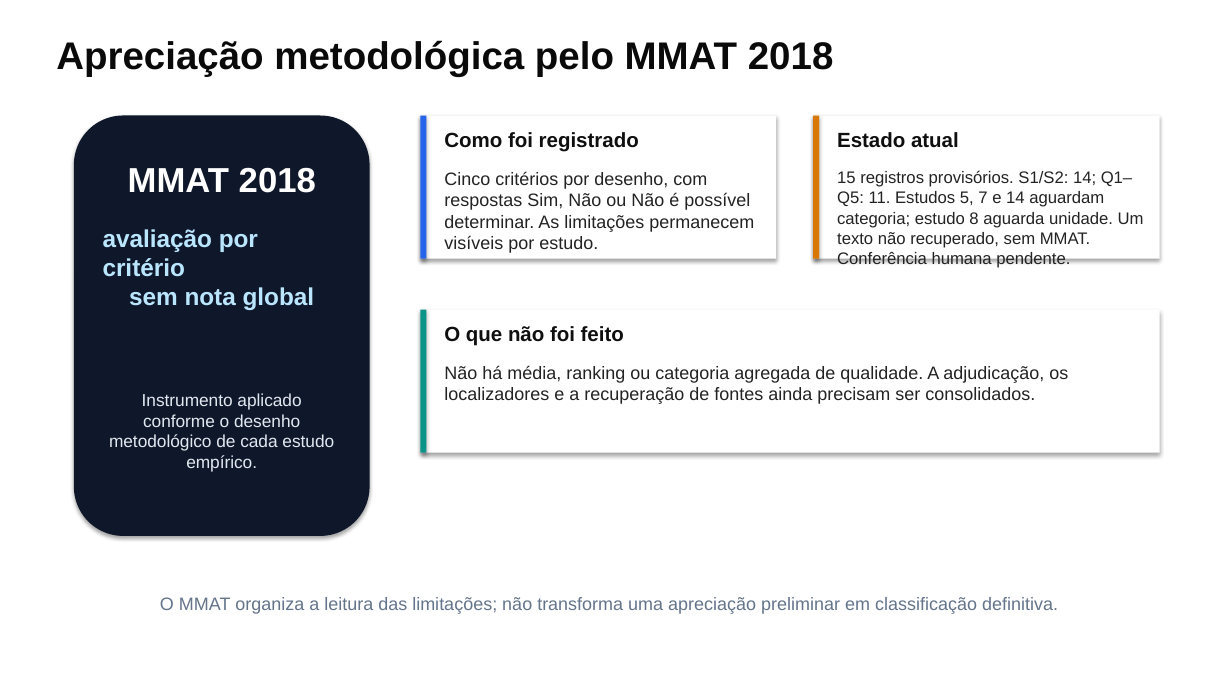
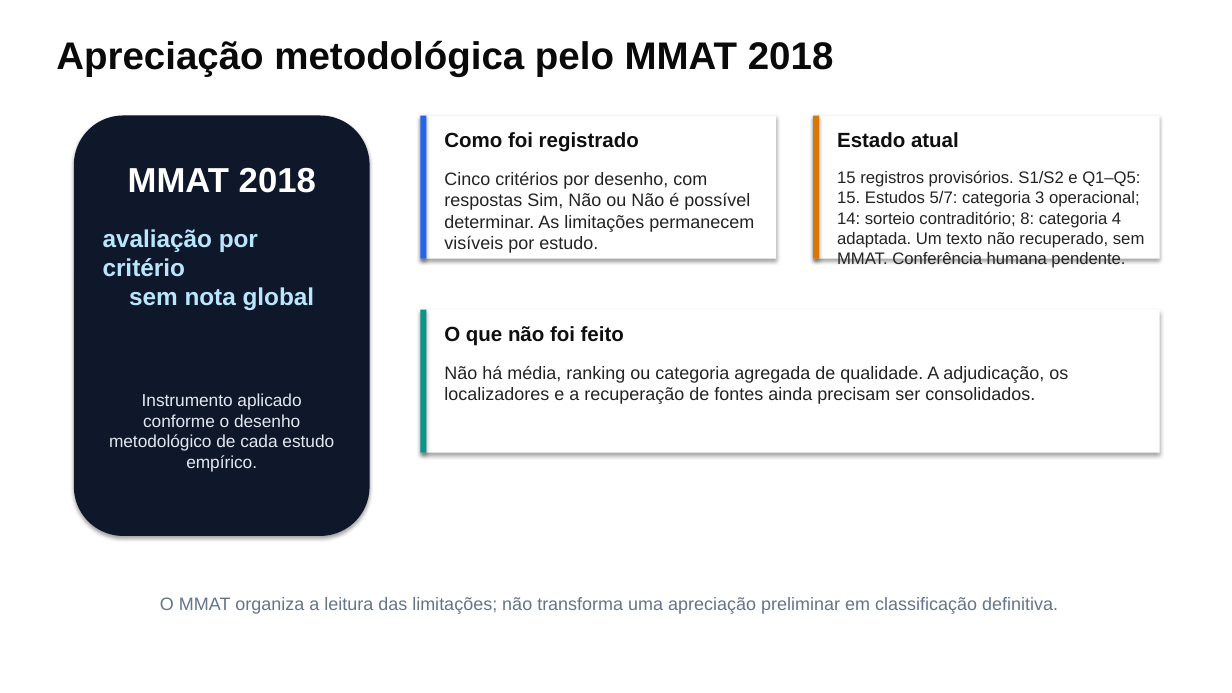
Before and after one commit to thalesfb/ccw, a slide deck: slide 13 of results/tcc/presentation/ensino_personalizado_de_matematica_tcc.pptx. Drawn at 1232x693 pixels with LibreOffice and Linux fonts; fonts in the diff are those of the drawing. Boxes give left, top, right and bottom in pixels: in the first picture for what was removed or moved away, otherwise in the second. Text is boxed around its words. In the diff, an @@ line names an element or a change of style, - is before the commit and + after.

Commit message:
:books: docs(research): appraise four MMAT studies with bounded operational routes (#120)
* :books: docs(tcc): prepare MMAT appraisal decision brief

* :books: docs(research): appraise unresolved MMAT studies with explicit operational routes

```diff
--- a/results/tcc/presentation/ensino_personalizado_de_matematica_tcc.pptx
+++ b/results/tcc/presentation/ensino_personalizado_de_matematica_tcc.pptx
@@ text at (837,170,1144,264): text changed @@
-15 registros provisórios. S1/S2: 14; Q1–Q5: 11. Estudos 5, 7 e 14 aguardam categoria; estudo 8 aguarda unidade. Um texto não recuperado, sem MMAT. Conferência humana pendente.
+15 registros provisórios. S1/S2 e Q1–Q5: 15. Estudos 5/7: categoria 3 operacional; 14: sorteio contraditório; 8: categoria 4 adaptada. Um texto não recuperado, sem MMAT. Conferência humana pendente.
```
Also in this commit, not shown: 3 other slides changed, 48 other files.
